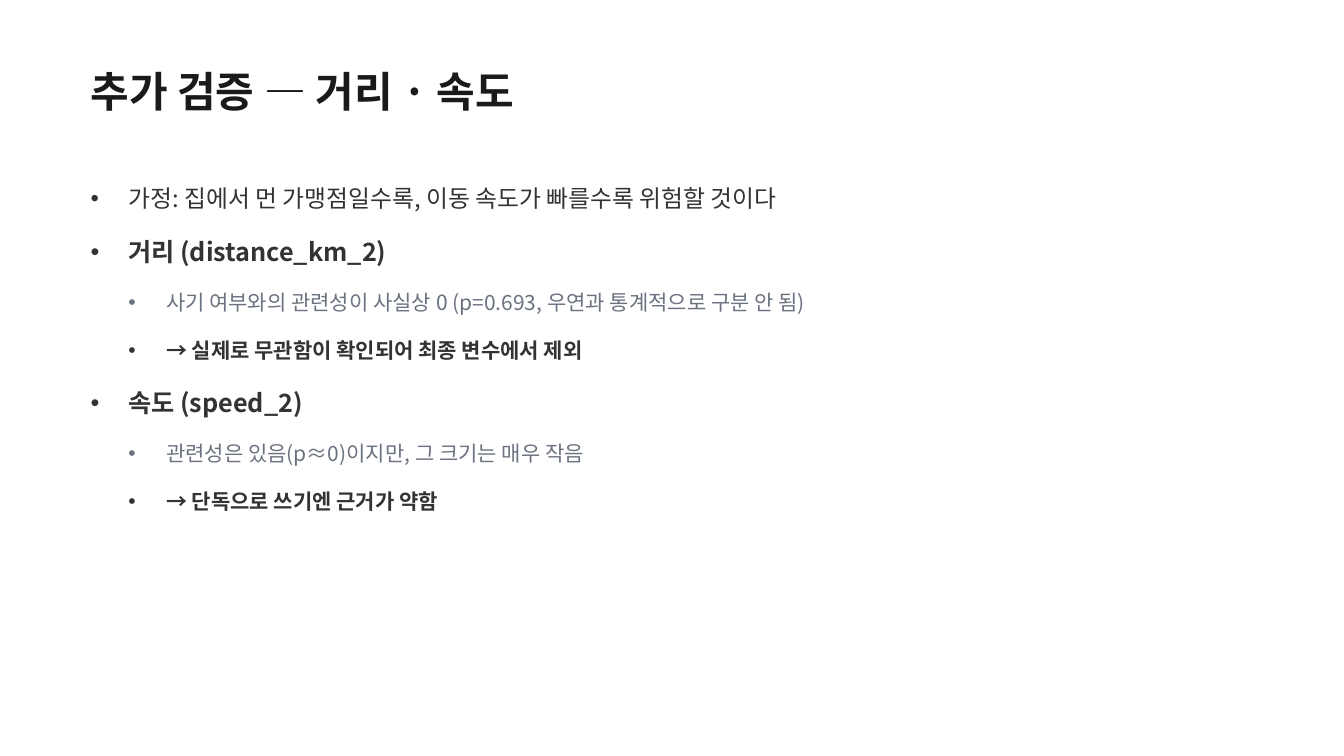
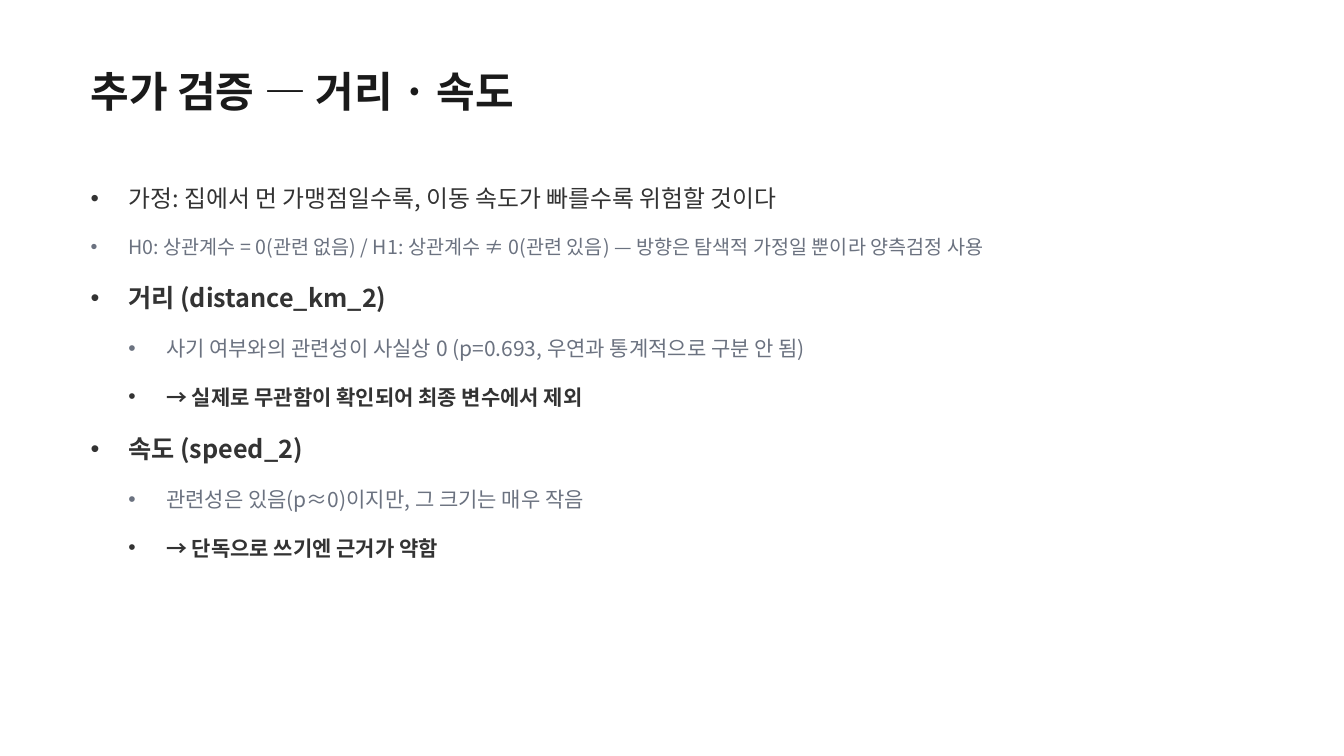
Before and after one commit to dayomschool/BDAI, a slide deck: slide 11 of 가설검정_최종변수선정_다영.pptx. Drawn at 1344x756 pixels with LibreOffice and Linux fonts; fonts in the diff are those of the drawing. Boxes give left, top, right and bottom in pixels: in the first picture for what was removed or moved away, otherwise in the second. Text is boxed around its words. In the diff, an @@ line names an element or a change of style, - is before the commit and + after.

Commit message:
EDA 노트북, 가설검정 노트북/PPT 업데이트

```diff
--- a/가설검정_최종변수선정_다영.pptx
+++ b/가설검정_최종변수선정_다영.pptx
@@ text at (128,237,983,258): paragraph added @@
+• H0: 상관계수 = 0(관련 없음) / H1: 상관계수 ≠ 0(관련 있음) — 방향은 탐색적 가정일 뿐이라 양측검정 사용
```
Also in this commit, not shown: 5 other slides changed, 2 other files.
